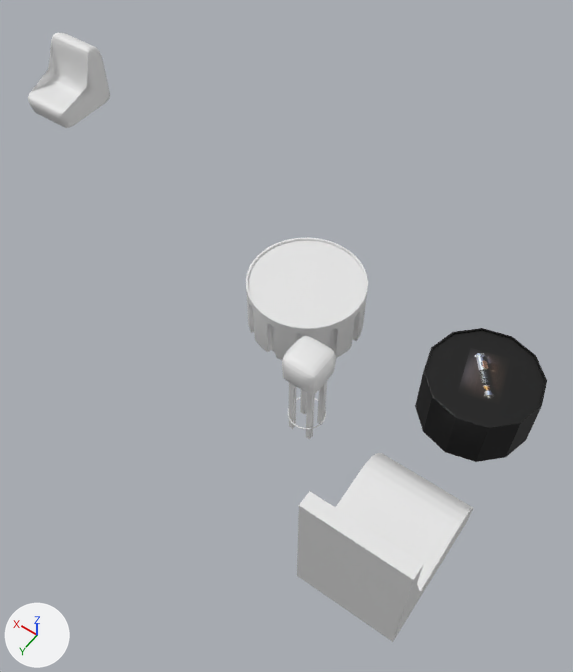
One commit to the Blender file blend/Props - tables chairs.blend: the scene before it, then after it.
Rendered twice from a 50 mm lens placed at (-6.89, 3.99, 5.91), pointed at (-4.24, 0.28, 0.08). Every picture has the same lights, and +X, +Y and +Z are marked at lower left.

Objects in the first picture: 'Bar Stool', 'Chair', 'Cube', 'Table', 'Table rounded'.
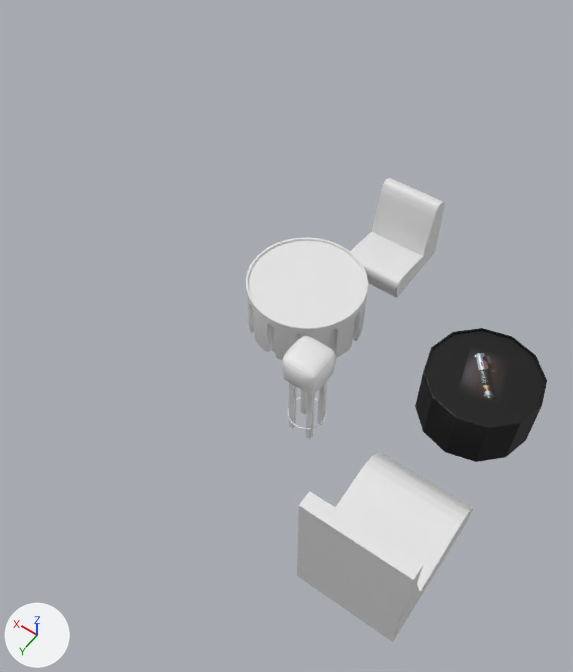
What differs and where, as boxes [x1, y1, x2, y2] in the pictures (573 x 672 px):
'Chair small', added
    after: [350, 178, 445, 298]
'Cube', deleted
    before: [28, 33, 110, 128]

The change, as a list of edits to the scene's bpy script:
```text
Add me_cube_002_1:
    me_cube_002_1.from_pydata(...)  # 28 vertices, 22 faces; spans x -1.0..1.0, y -1.69..1.0, z -1.0..1.55
    me_cube_002_1.polygons.foreach_set('use_smooth', [True] * 22)
Remove ob_cube:
    ob_cube = bpy.data.objects.new('Cube', me_cube_002)
    ob_cube.location = (0.0, -1.04, 0.3)
    ob_cube.scale = (0.299, 0.299, 0.299)
    _m = ob_cube.modifiers.new('Subdivision', 'SUBSURF')
Add ob_chair_small:
    ob_chair_small = bpy.data.objects.new('Chair small', me_cube_002_1)
    ob_chair_small.location = (-4.51, -1.04, 0.3)
    ob_chair_small.scale = (0.299, 0.299, 0.299)
    _m = ob_chair_small.modifiers.new('Subdivision', 'SUBSURF')
    _m.levels = 2
```
